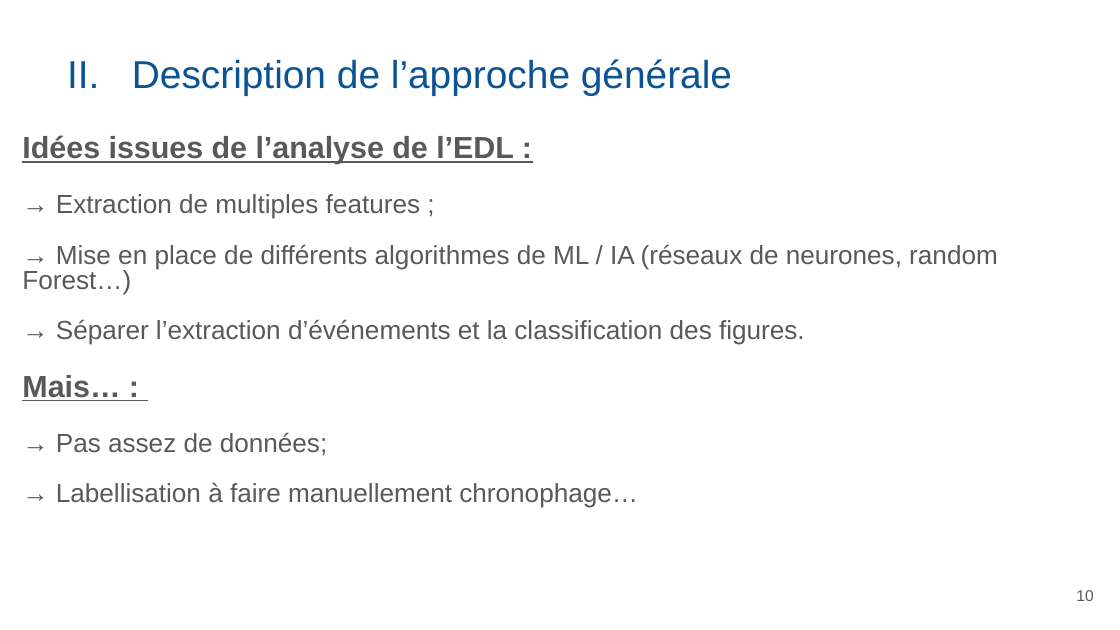
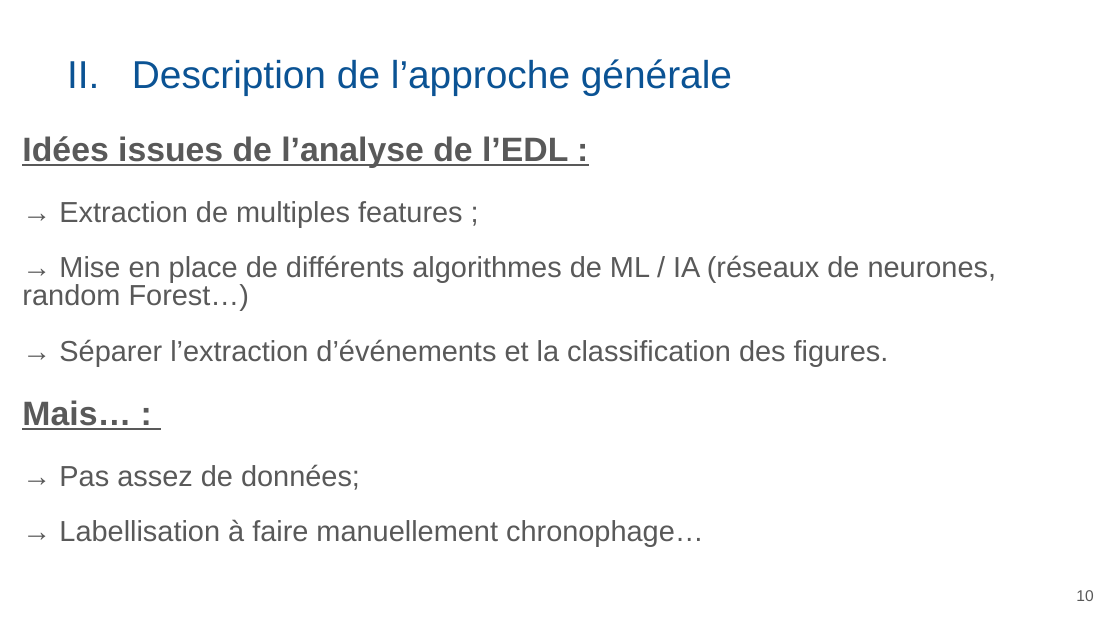
Before and after one commit to libcraps/SkateboardXXX3000, a slide deck: slide 10 of 00 - Documentation/Rendu final/Skate_LIBAULT_DOUXAMI.pptx. Drawn at 1120x630 pixels with LibreOffice and Linux fonts; fonts in the diff are those of the drawing. Boxes give left, top, right and bottom in pixels: in the first picture for what was removed or moved away, otherwise in the second. Text is boxed around its words. In the diff, an @@ line names an element or a change of style, - is before the commit and + after.

```diff
--- a/00 - Documentation/Rendu final/Skate_LIBAULT_DOUXAMI.pptx
+++ b/00 - Documentation/Rendu final/Skate_LIBAULT_DOUXAMI.pptx
@@ subtitle "Idées issues de l’analyse de ..." at <box>22,136,997,547</box>: size 19.6 to 21.7 pt in "Idées issues de l’analyse de l’EDL :", "Mais… :"; size 16.8 to 18.6 pt in "→ Extraction de multiples features ;", "→ Mise en place de différents algorithmes ...", "→ Séparer l’extraction d’événements et la classification ...", "→ Pas assez de données;" and 1 more places @@
```
Also in this commit, not shown: 14 other slides changed, 2 other files.
